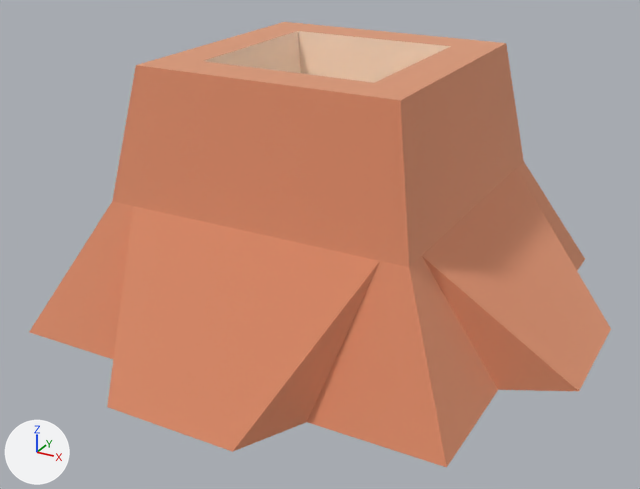
The glTF model public/models/nf2/nature/stump_squareDetailed.glb: old version first, new version second.
One viewpoint serves both versions: a 50 mm camera at (0.314, -0.588, 0.286) aimed at (0.002, -0.022, 0.003). Lighting does not change. The marker at lower left points along +X, +Y and +Z. The first picture is the older version. Where no turn or scale is listed for an object, it has been applied to the vertices.

Names of what the first picture shows: 'stump_squareDetailed'.
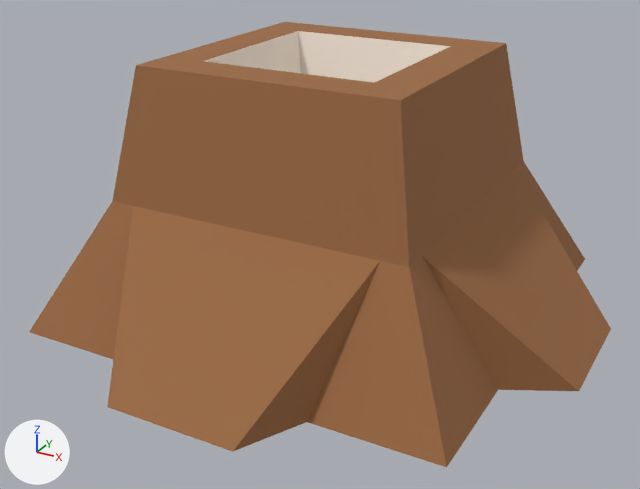
The edits, one by one:
In material 'woodBark' (mat_woodbark), metallic goes from 1.0 to 0.0.
Material 'woodBark' (mat_woodbark) changes colour from beige #f2be9e to brown #9c6a42; in linear values from (0.886, 0.514, 0.341) to (0.332, 0.144, 0.0545).
In material 'woodInner' (mat_woodinner), metallic goes from 1.0 to 0.0.
Object 'tmpParent' (ob_tmpparent) is deleted.

Pixel boxes (x1, y1, x2, y2) of what changed, in the pictures (640 x 489 px):
'stump_squareDetailed', recoloured, surface changed (darker)
    both: (29, 22, 611, 467)
